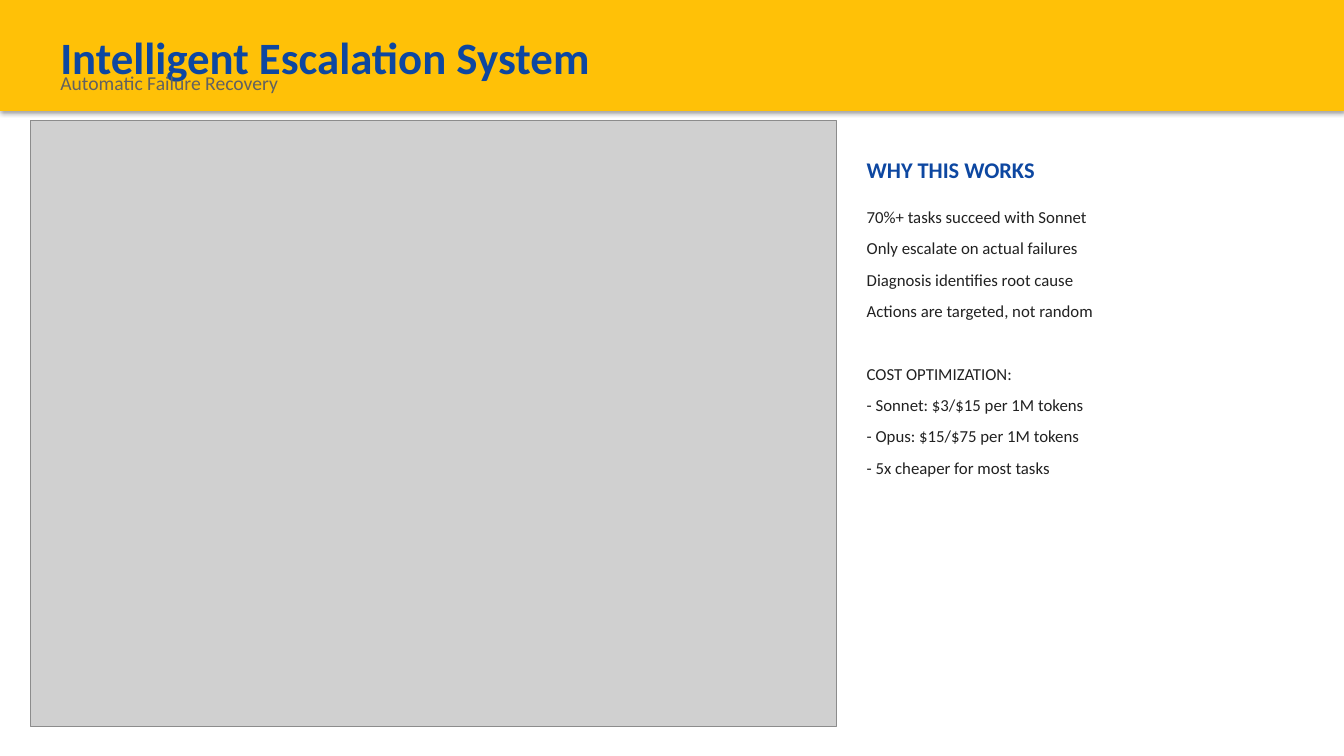
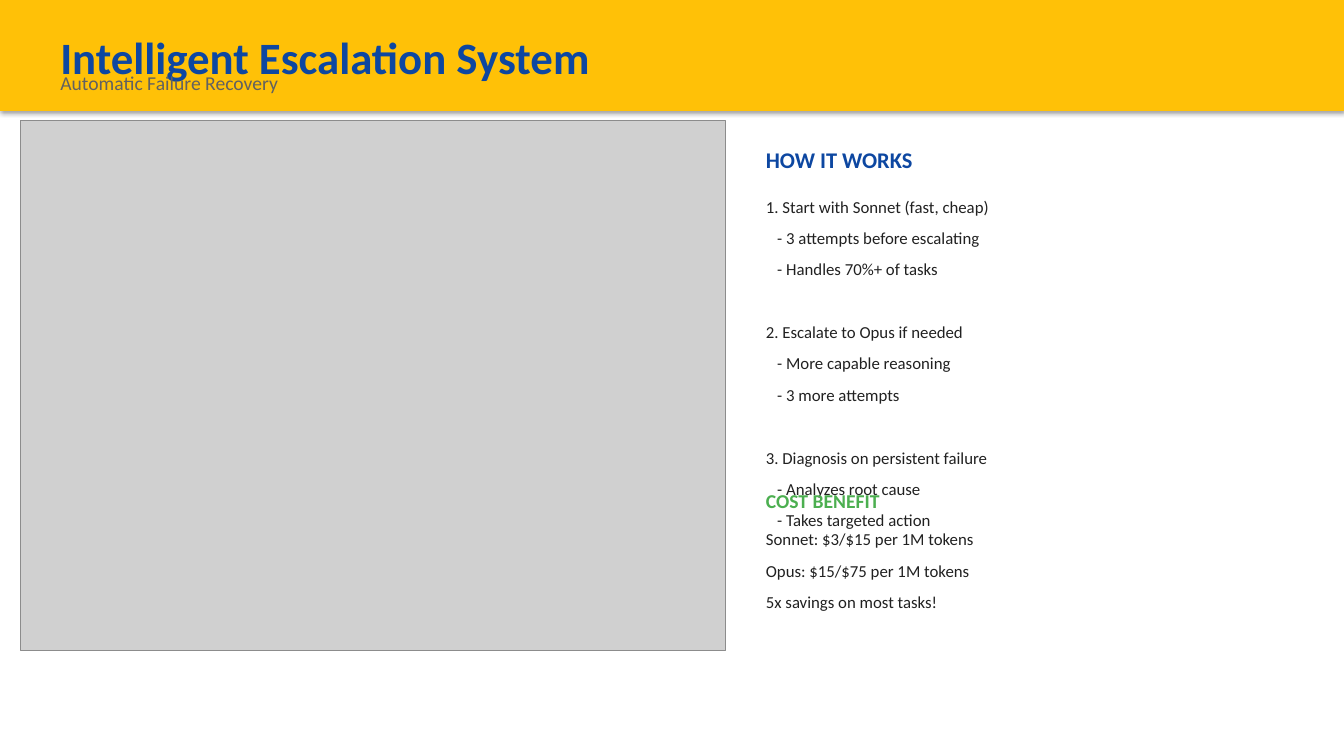
Before and after one commit to yye00/bob, a slide deck: slide 5 of docs/BOB_Presentation.pptx. Drawn at 1344x756 pixels with LibreOffice and Linux fonts; fonts in the diff are those of the drawing; grey boxes stand for pictures. Boxes give left, top, right and bottom in pixels: in the first picture for what was removed or moved away, otherwise in the second. Text is boxed around its words. In the diff, an @@ line names an element or a change of style, - is before the commit and + after.

Commit message:
Fix slides 4, 5, 11: better layout, larger text, more content in spec examples

```diff
--- a/docs/BOB_Presentation.pptx
+++ b/docs/BOB_Presentation.pptx
@@ picture: place and size @@
-picture at box(30, 121, 837, 726)
+picture at box(20, 121, 726, 650)
@@ text at box(766, 153, 912, 168): text changed @@
-WHY THIS WORKS
+HOW IT WORKS
@@ text at box(766, 201, 989, 529): text changed @@
-70%+ tasks succeed with Sonnet
-Only escalate on actual failures
-Diagnosis identifies root cause
-Actions are targeted, not random
-COST OPTIMIZATION:
-- Sonnet: $3/$15 per 1M tokens
-- Opus: $15/$75 per 1M tokens
-- 5x cheaper for most tasks
+1. Start with Sonnet (fast, cheap)
+- 3 attempts before escalating
+- Handles 70%+ of tasks
+2. Escalate to Opus if needed
+- More capable reasoning
+- 3 more attempts
+3. Diagnosis on persistent failure
+- Analyzes root cause
+- Takes targeted action
@@ text added at box(766, 492, 880, 508), 14 pt, text #4CAF50, bold @@
+COST BENEFIT
@@ text added at box(766, 533, 973, 611), 12 pt, text #212121 @@
+Sonnet: $3/$15 per 1M tokens
+Opus: $15/$75 per 1M tokens
+5x savings on most tasks!
```
Also in this commit, not shown: 4 other slides changed.
